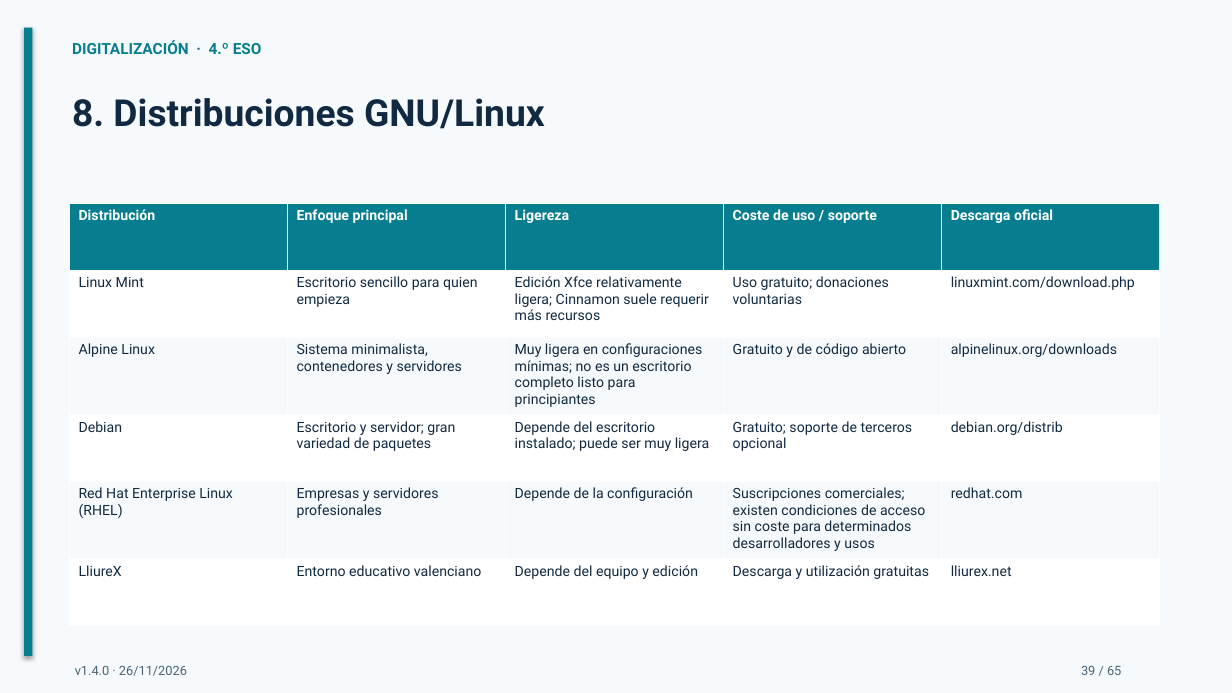
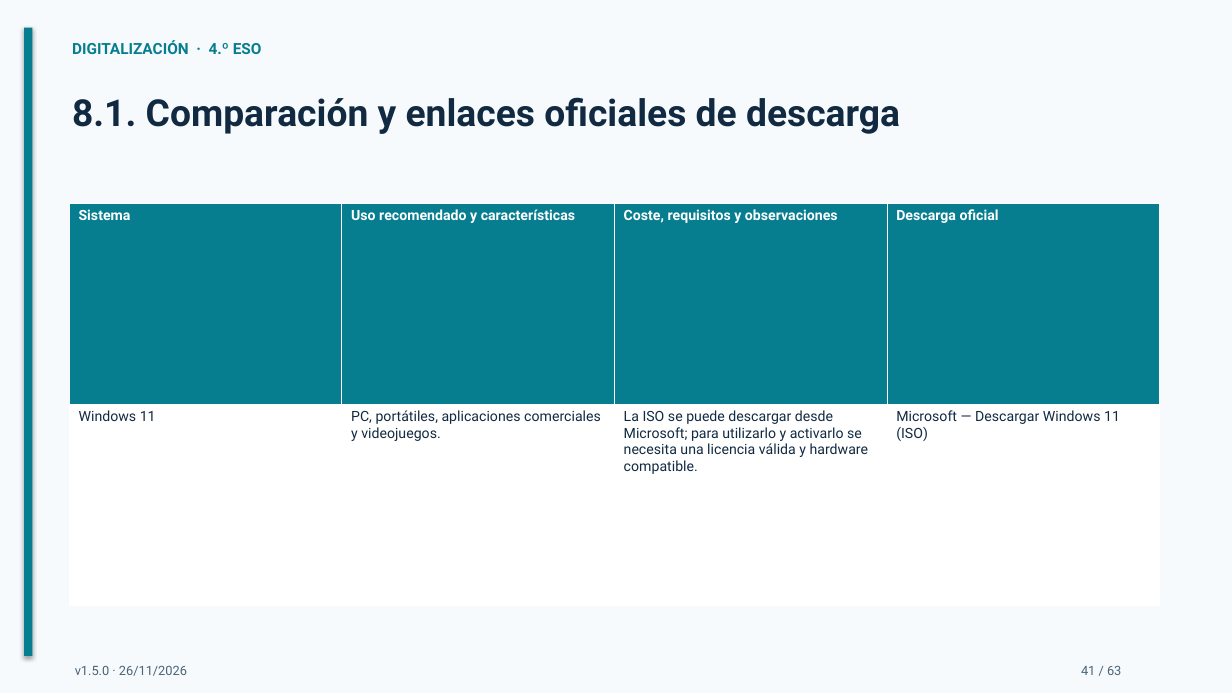
Before and after one commit to bitschips/digitaliza4, a slide deck: slide 41 of temas/tema-02-sistemas-operativos/presentaciones/tema-02-sistemas-operativos.pptx (slide 39 before the commit). Drawn at 1232x693 pixels with LibreOffice and Linux fonts; fonts in the diff are those of the drawing. Boxes give left, top, right and bottom in pixels: in the first picture for what was removed or moved away, otherwise in the second. Text is boxed around its words. In the diff, an @@ line names an element or a change of style, - is before the commit and + after.

```diff
--- a/temas/tema-02-sistemas-operativos/presentaciones/tema-02-sistemas-operativos.pptx
+++ b/temas/tema-02-sistemas-operativos/presentaciones/tema-02-sistemas-operativos.pptx
@@ text at (x1=72, y1=97, x2=900, y2=134): text changed @@
-8. Distribuciones GNU/Linux
+8.1. Comparación y enlaces oficiales de descarga
@@ table at (x1=69, y1=203, x2=1160, y2=605) @@
-Distribución | Enfoque principal | Ligereza | Coste de uso / soporte | Descarga oficial
-Linux Mint | Escritorio sencillo para quien empieza | Edición Xfce relativamente ligera; Cinnamon suele requerir más recursos | Uso gratuito; donaciones voluntarias | linuxmint.com/download.php
-Alpine Linux | Sistema minimalista, contenedores y servidores | Muy ligera en configuraciones mínimas; no es un escritorio completo listo para principiantes | Gratuito y de código abierto | alpinelinux.org/downloads
-Debian | Escritorio y servidor; gran variedad de paquetes | Depende del escritorio instalado; puede ser muy ligera | Gratuito; soporte de terceros opcional | debian.org/distrib
-Red Hat Enterprise Linux (RHEL) | Empresas y servidores profesionales | Depende de la configuración | Suscripciones comerciales; existen condiciones de acceso sin coste para determinados desarrolladores y usos | redhat.com
-LliureX | Entorno educativo valenciano | Depende del equipo y edición | Descarga y utilización gratuitas | lliurex.net
+Sistema | Uso recomendado y características | Coste, requisitos y observaciones | Descarga oficial
+Windows 11 | PC, portátiles, aplicaciones comerciales y videojuegos. | La ISO se puede descargar desde Microsoft; para utilizarlo y activarlo se necesita una licencia válida y hardware compatible. | Microsoft — Descargar Windows 11 (ISO)
@@ text at (x1=75, y1=666, x2=187, y2=676): text changed @@
-v1.4.0 · 26/11/2026
+v1.5.0 · 26/11/2026
@@ text at (x1=1081, y1=666, x2=1121, y2=675): text changed @@
-39 / 65
+41 / 63
```
Also in this commit, not shown: 62 other slides changed, 2 slides removed, 2 other files.
